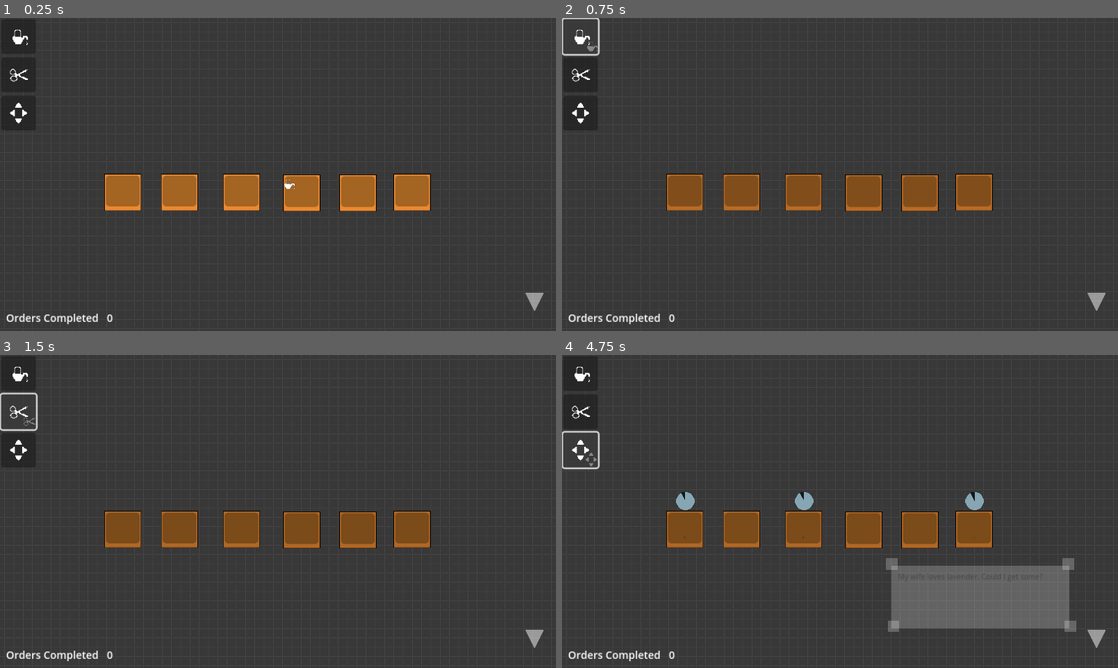
Above: before the commit, frames 1-4 (two rows, left to right).
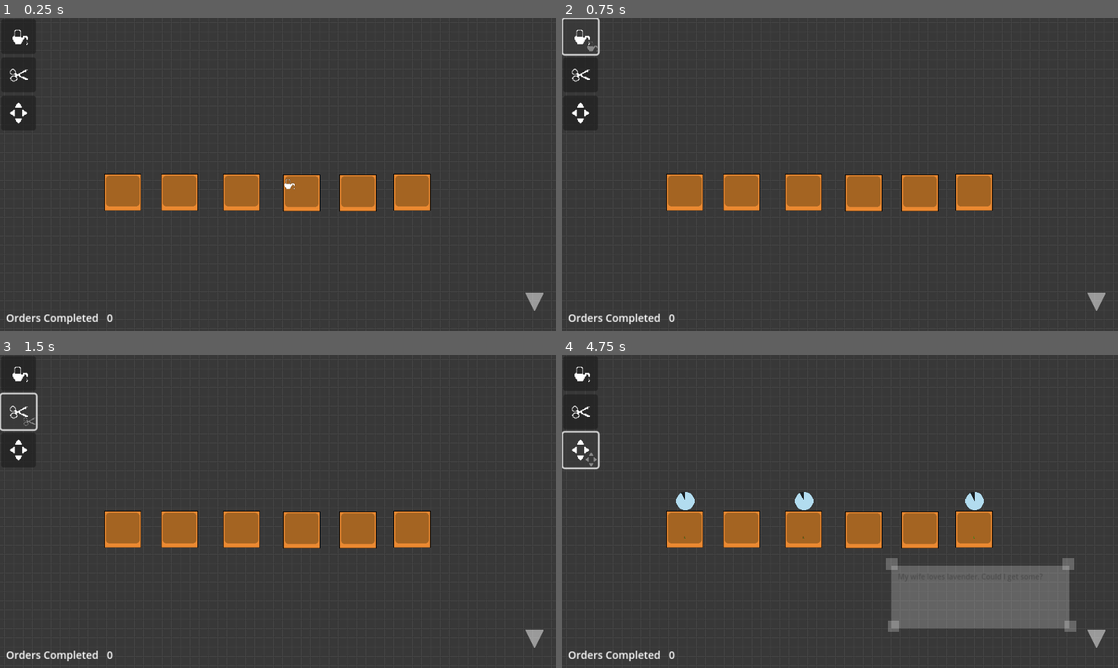
Above: after the commit, the same moments.

Repository: mathew-tran/flower-garden
Game: Godot game, scene res://Scenes/Main.tscn
The game is run twice, just before and just after one commit, with the same random seed, the same clock (stepped at 60 frames per second) and the same inputs. This scene is started directly instead of the project's main scene.
Inputs (mouse positions are in pixels of both pictures, inside the frame that each line leads up to):
- Up to frame 1 (0.25 s): no input
- Up to frame 2 (0.75 s): click (578, 36) at 0.5 s
- Up to frame 3 (1.5 s): click (16, 411) at 1.25 s
- Up to frame 4 (4.75 s): click (578, 448) at 2 s; click (578, 373) at 2.75 s; click (578, 411) at 3.5 s; click (578, 448) at 4.25 s

Frame 1 is identical in both runs. In frame 2, 4.5% of the frame differs, in the area x 18-78%, y 50-62%; in frame 3, 4.5%; in frame 4, 4.9%, in the area x 18-78%, y 43-62%.

Commit message:
hide planter hint at beginning

Diff:
--- a/Scripts/PlanterBox.gd
+++ b/Scripts/PlanterBox.gd
@@ -21,11 +21,14 @@
 	Flower.connect("FinishGrowth", Callable(self, "OnFinishGrowth"))
 	Flower.connect("Completed", Callable(self, "OnCompleted"))
 
+func _enter_tree():
+	$ActionHint.HideHint()
+
 func _ready():
 	StartPosition = global_position
 	add_to_group("PlanterBox")
 	connect("FlowerBoxComplete", Callable(self, "CheckBoxesComplete"))
-	OnFinishGrowth()
+
 
 func CheckBoxesComplete():
 	if Game.ArePlanterBoxesCompleted():
